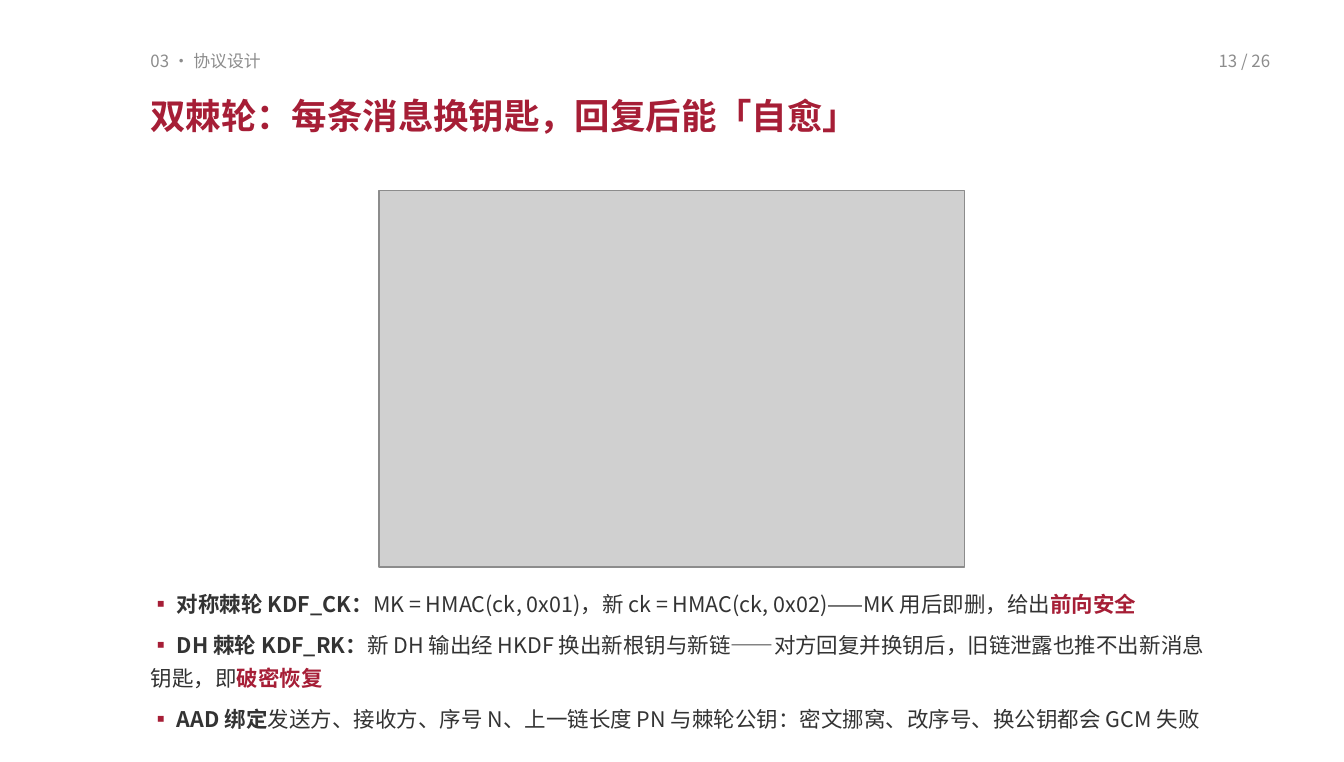
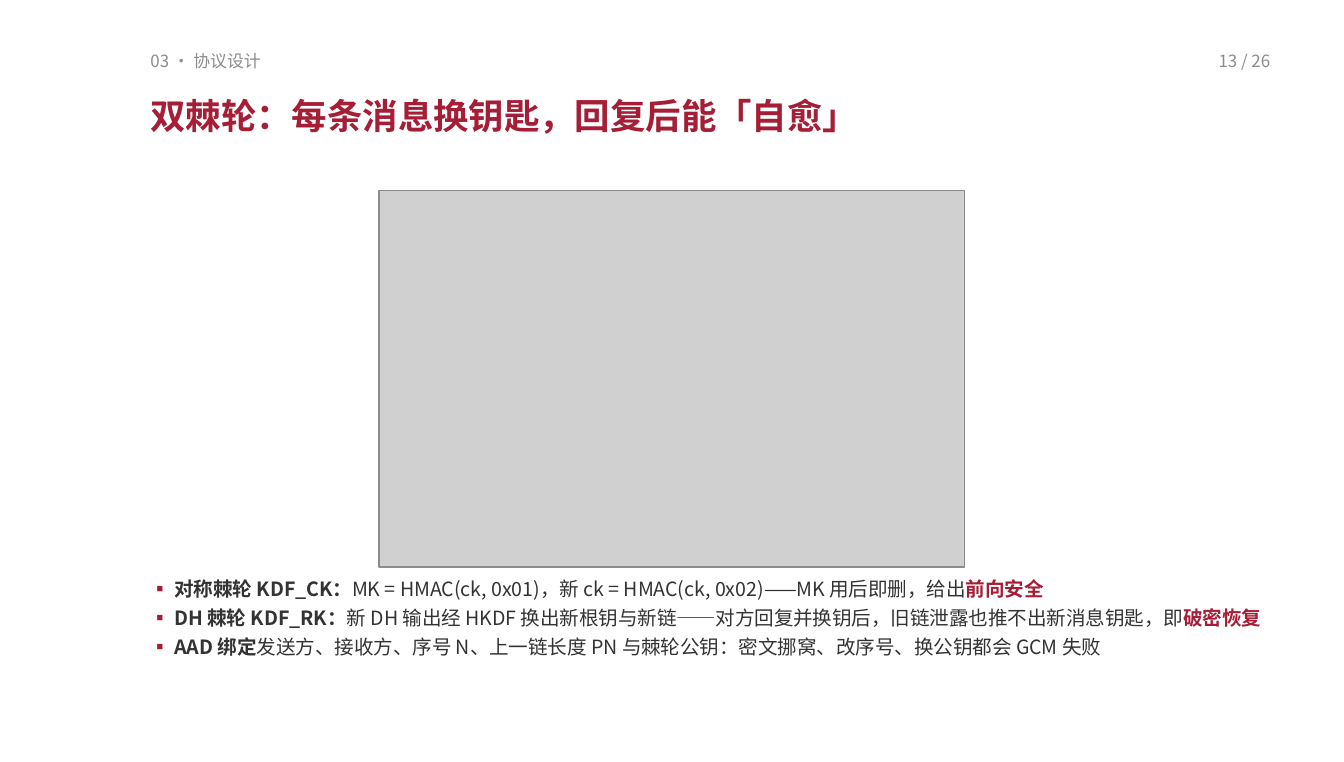
Before and after one commit to TomHaoZi/ECNUchat, a slide deck: slide 13 of 中期汇报/ECNUchat-中期汇报.pptx. Drawn at 1344x762 pixels with LibreOffice and Linux fonts; fonts in the diff are those of the drawing; grey boxes stand for pictures. Boxes give left, top, right and bottom in pixels: in the first picture for what was removed or moved away, otherwise in the second. Text is boxed around its words. In the diff, an @@ line names an element or a change of style, - is before the commit and + after.

```diff
--- a/中期汇报/ECNUchat-中期汇报.pptx
+++ b/中期汇报/ECNUchat-中期汇报.pptx
@@ text "▪ 对称棘轮 KDF_CK：MK = HMAC(ck, ...": place and size @@
-text "▪ 对称棘轮 KDF_CK：MK = HMAC(ck, ..." at [151, 593, 1204, 729]
+text "▪ 对称棘轮 KDF_CK：MK = HMAC(ck, ..." at [174, 579, 1261, 656]
@@ text "▪ 对称棘轮 KDF_CK：MK = HMAC(ck, ..." at [174, 579, 1261, 656]: size 11.5 to 10.5 pt; line spacing 1.3 to 1.08; less space between paragraphs @@
```
Also in this commit, not shown: 9 other slides changed, 2 other files.
